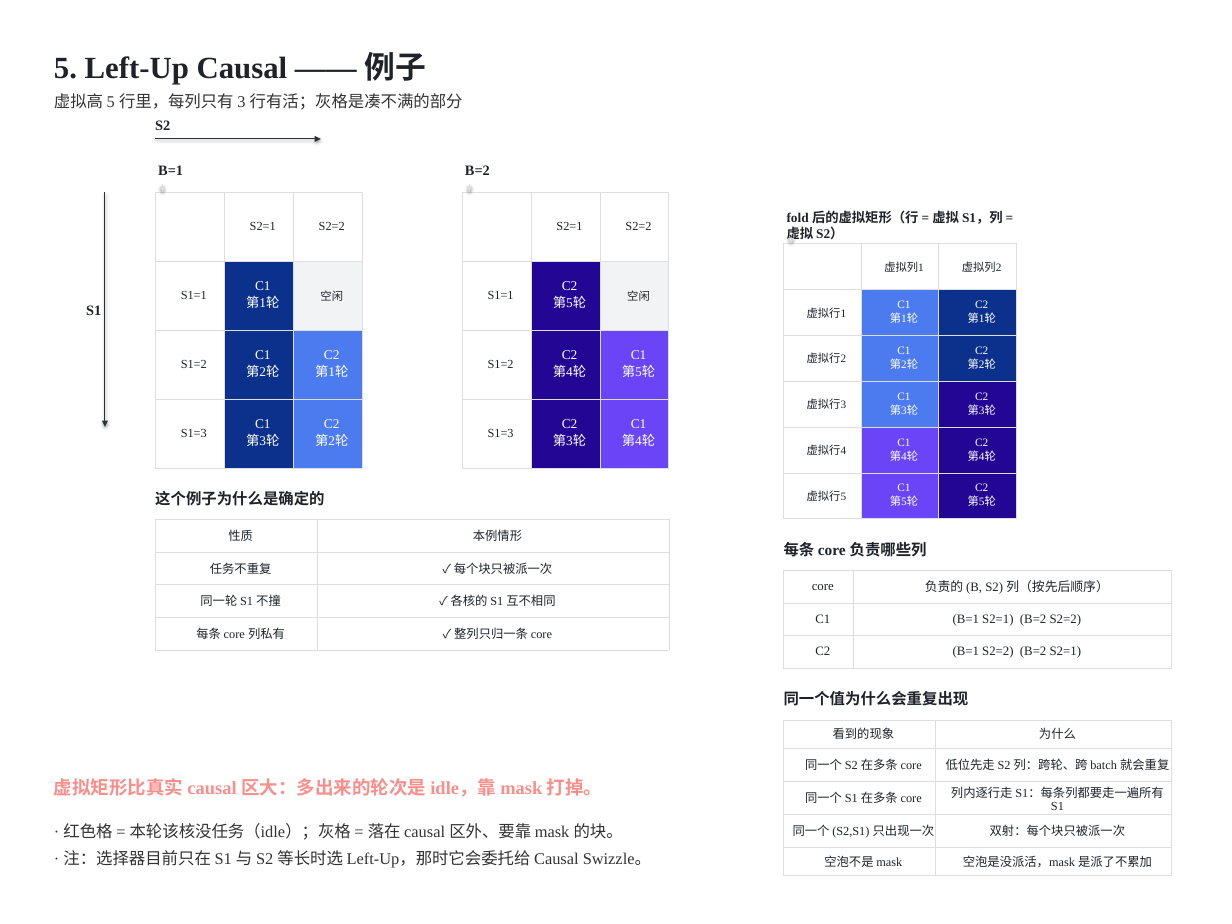
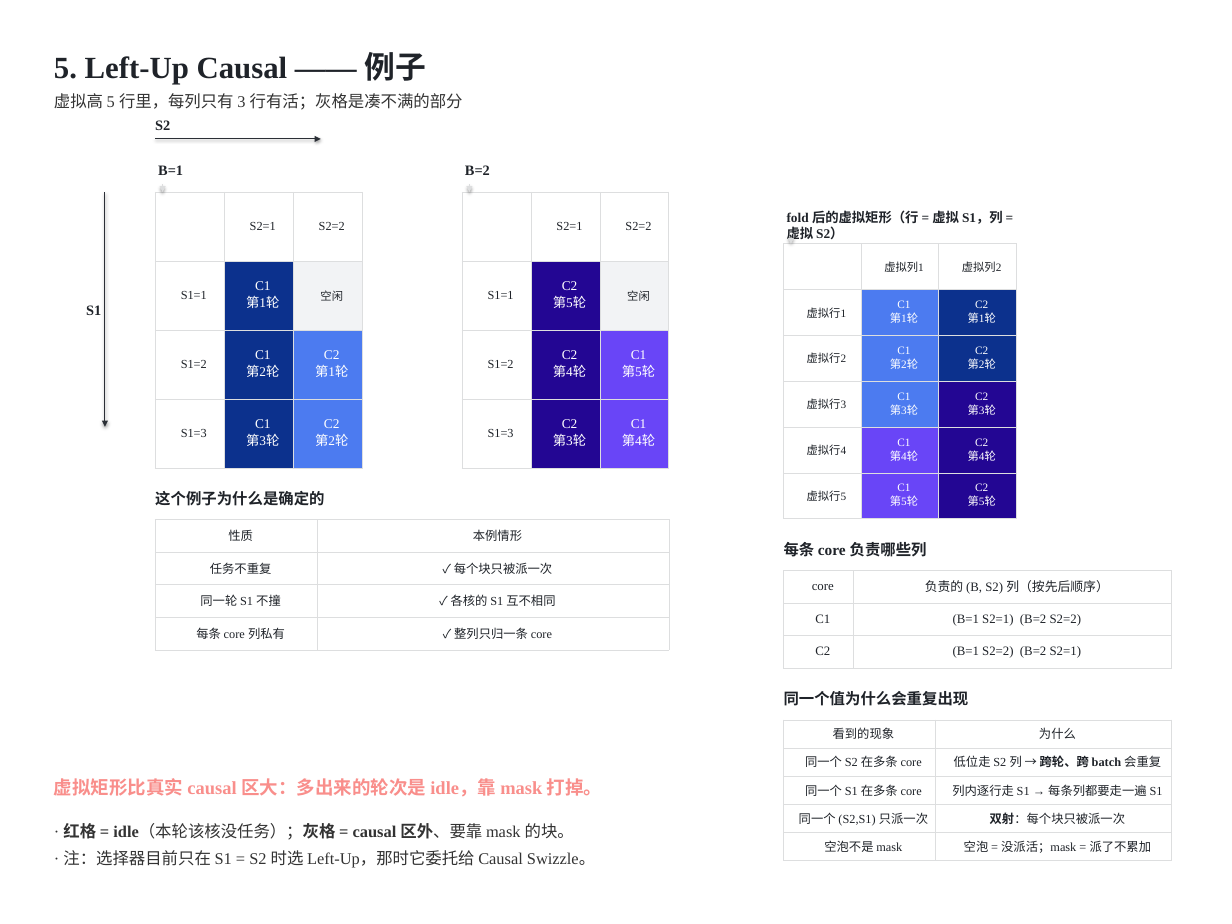
Before and after one commit to guomc9/SeeTen, a slide deck: slide 11 of cases/flash-attention-det-accum/out/v4-index-schedules.pptx. Drawn at 1232x924 pixels with LibreOffice and Linux fonts; fonts in the diff are those of the drawing. Boxes give left, top, right and bottom in pixels: in the first picture for what was removed or moved away, otherwise in the second. Text is boxed around its words. In the diff, an @@ line names an element or a change of style, - is before the commit and + after.

Commit message:
Add a cell-overflow check, inline emphasis, and a harder non-square example
- sd.check_cells(): per-cell check that text fits its cell - table cells do
  not wrap, so long text quietly runs across the neighbouring column and
  the frame check never sees it; run it next to check_layout (both zero)
- inline emphasis in text() and cell writers: **bold** and ==accent==, so
  explanations can be shortened and still make the point; applied across
  the case deck (why lines, read lines, repeat table)
- case deck: new page 5b, a harder non-square causal example
  (S1 4 blocks, S2 3 blocks, 3 cores, virtual height 2m-n+1 = 6, zero
  idle), where each core's virtual column spans two batches
- widened the columns that check_cells flagged

```diff
--- a/cases/flash-attention-det-accum/out/v4-index-schedules.pptx
+++ b/cases/flash-attention-det-accum/out/v4-index-schedules.pptx
@@ table at <box>783,720,1171,860</box> @@
-row 2, column 2: 低位先走 S2 列：跨轮、跨 batch 就会重复
+row 2, column 2: 低位走 S2 列 → 跨轮、跨 batch 会重复
-row 3, column 2: 列内逐行走 S1：每条列都要走一遍所有 S1
+row 3, column 2: 列内逐行走 S1 → 每条列都要走一遍 S1
-row 4, column 1: 同一个 (S2,S1) 只出现一次
+row 4, column 1: 同一个 (S2,S1) 只派一次
-row 5, column 2: 空泡是没派活，mask 是派了不累加
+row 5, column 2: 空泡 = 没派活；mask = 派了不累加
@@ bold on in "双射：每个块只被派一次" @@
@@ text at <box>63,823,574,840</box>: text changed @@
-· 红色格 = 本轮该核没任务（idle）；灰格 = 落在 causal 区外、要靠 mask 的块。
+· 红格 = idle（本轮该核没任务）；灰格 = causal 区外、要靠 mask 的块。
@@ text at <box>63,850,595,867</box>: text changed @@
-· 注：选择器目前只在 S1 与 S2 等长时选 Left-Up，那时它会委托给 Causal Swizzle。
+· 注：选择器目前只在 S1 = S2 时选 Left-Up，那时它委托给 Causal Swizzle。
```
Also in this commit, not shown: 15 other slides changed, 1 slide added, 7 other files.
